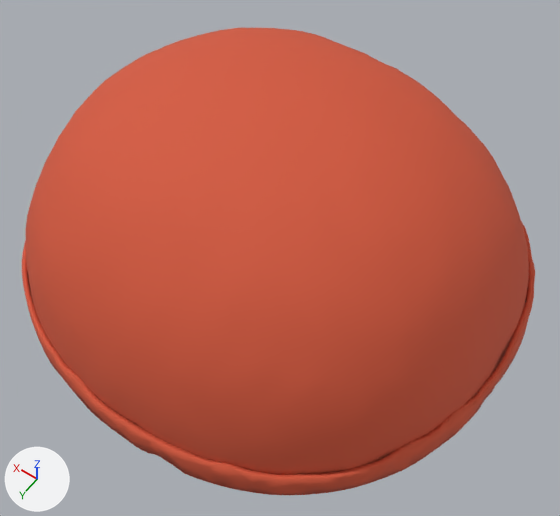
An edit to the glTF model wear/beanie.glb, drawn before and after from the same camera.
Both versions are drawn from a camera (50 mm lens) standing at (-0.759, 0.991, 3.026) and looking at (-0.094, 0.061, 1.564). Every picture has the same lights, and +X, +Y and +Z are marked at lower left. The picture after the commit comes second.

Before the edit, the objects in view are built like this:
```python
me_wear_beanie = bpy.data.meshes.new('Wear_beanie')
me_wear_beanie.from_pydata(...)  # 3080 vertices, 6156 faces; spans x -0.658..0.659, y -0.548..0.568, z 1.348..1.93
me_wear_beanie.materials.append(mat_wear_beanie)  # red #d4583b
ob_wear_beanie = bpy.data.objects.new('Wear_beanie', me_wear_beanie)
ob_wear_beanie.location = (0.0, 0.0, 0.0)
```
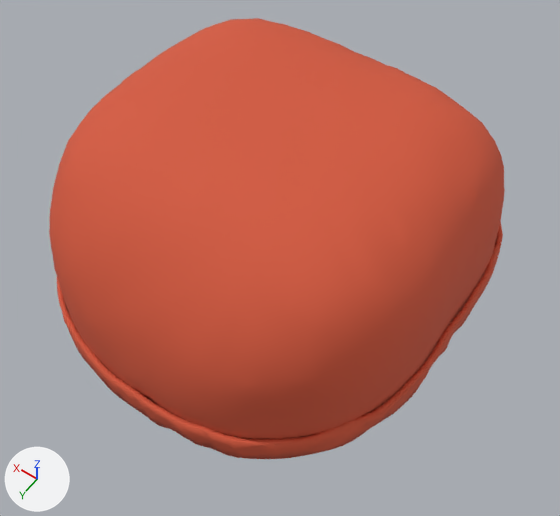
Location of each change, [x1, y1, x2, y2] in pixels of the pictures (560 x 516 px):
'Wear_beanie', reshaped (11% narrower): before [22, 28, 535, 495]; after [49, 18, 505, 459]
part 1 of me_wear_beanie, rebuilt (9% narrower): before [26, 28, 529, 475]; after [49, 18, 505, 439]
part 2 of me_wear_beanie, rebuilt (13% narrower, 13% shorter): before [22, 221, 535, 495]; after [57, 221, 503, 459]

Edits to the bpy script that builds the scene:
```text
Change me_wear_beanie:
    used by ob_wear_beanie; location = (0.0, 0.0, 0.0)
    remove me_wear_beanie.from_pydata(...)  # 3080 vertices, 6156 faces; spans x -0.658..0.659, y -0.548..0.568, z 1.348..1.93
    add me_wear_beanie.from_pydata(...)  # 3058 vertices, 6112 faces; spans x -0.513..0.513, y -0.54..0.499, z 1.351..1.871
    me_wear_beanie part 1: the loose piece of 2084 vertices spanning x -0.644..0.644, y -0.517..0.552, z 1.357..1.93 is rebuilt with 2082 vertices and now spans x -0.497..0.497, y -0.515..0.485, z 1.356..1.871
    me_wear_beanie part 2: the loose piece of 996 vertices spanning x -0.658..0.659, y -0.548..0.568, z 1.348..1.504 is rebuilt with 976 vertices and now spans x -0.513..0.513, y -0.54..0.499, z 1.351..1.502
```
